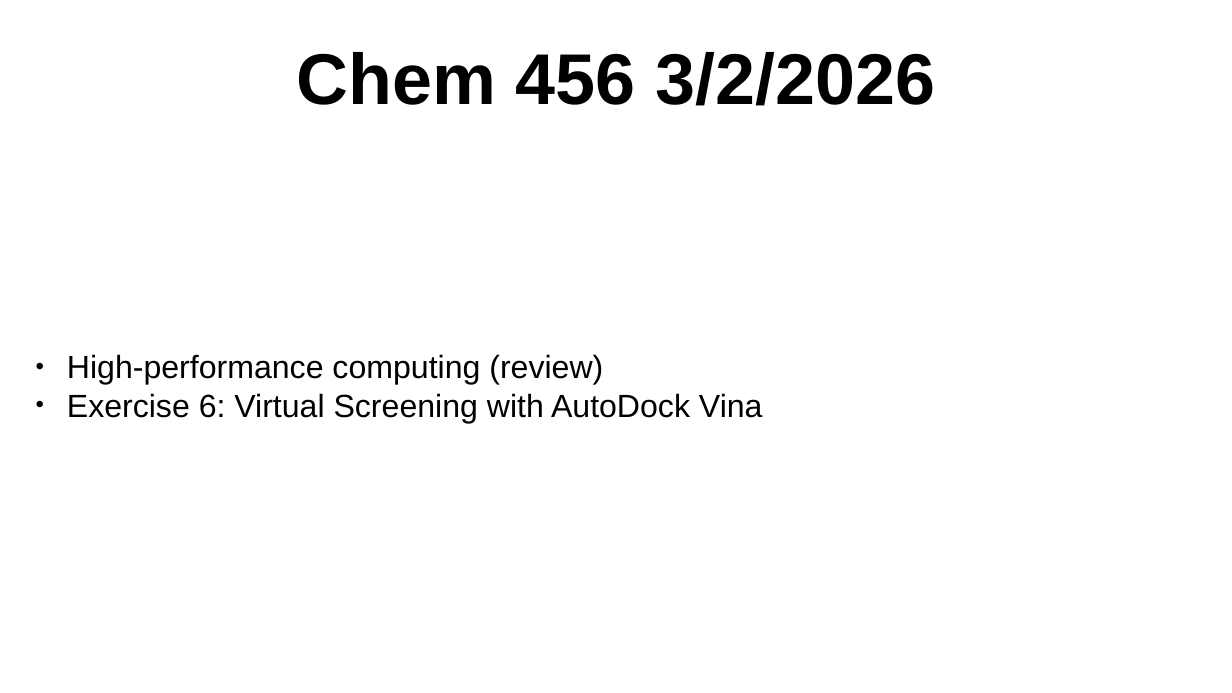
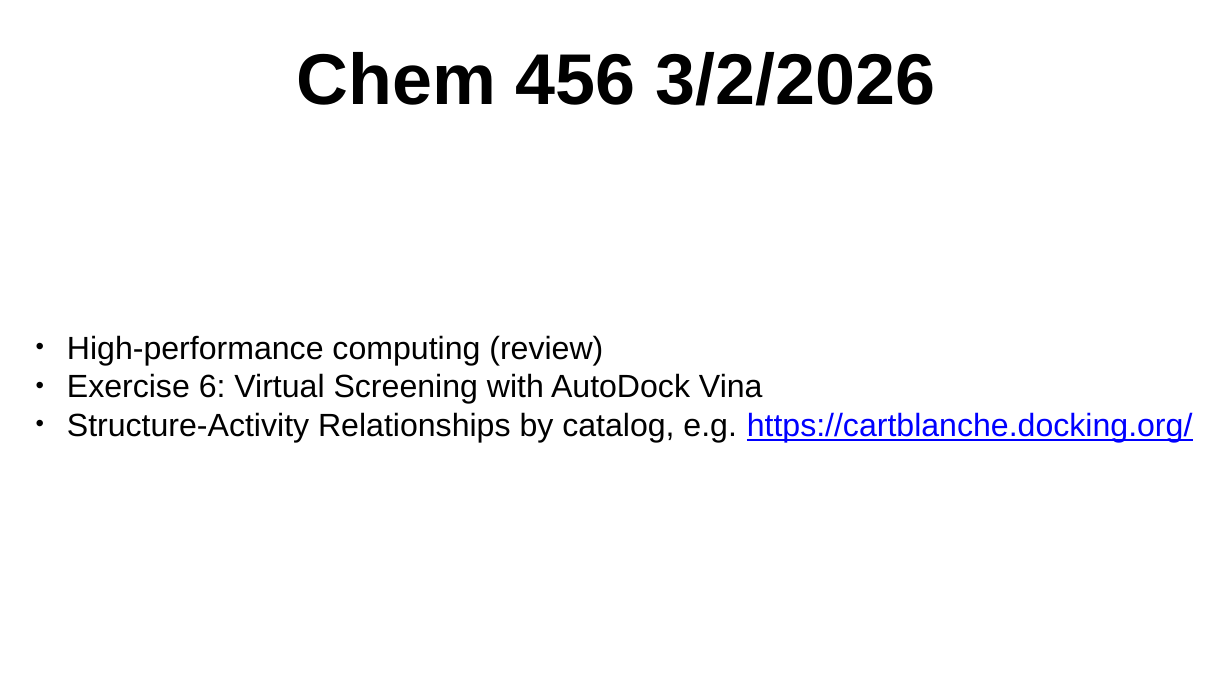
Before and after one commit to anirudhatalmale6-alt/Chem456-2026S, a slide deck: slide 1 of slides/0302-Virtual Screening.pptx. Drawn at 1232x693 pixels with LibreOffice and Linux fonts; fonts in the diff are those of the drawing. Boxes give left, top, right and bottom in pixels: in the first picture for what was removed or moved away, otherwise in the second. Text is boxed around its words. In the diff, an @@ line names an element or a change of style, - is before the commit and + after.

```diff
--- a/slides/0302-Virtual Screening.pptx
+++ b/slides/0302-Virtual Screening.pptx
@@ text at (67,412,1193,442): paragraph added @@
+• Structure-Activity Relationships by catalog, e.g. https://cartblanche.docking.org/
```
Also in this commit, not shown: 1 other file.
